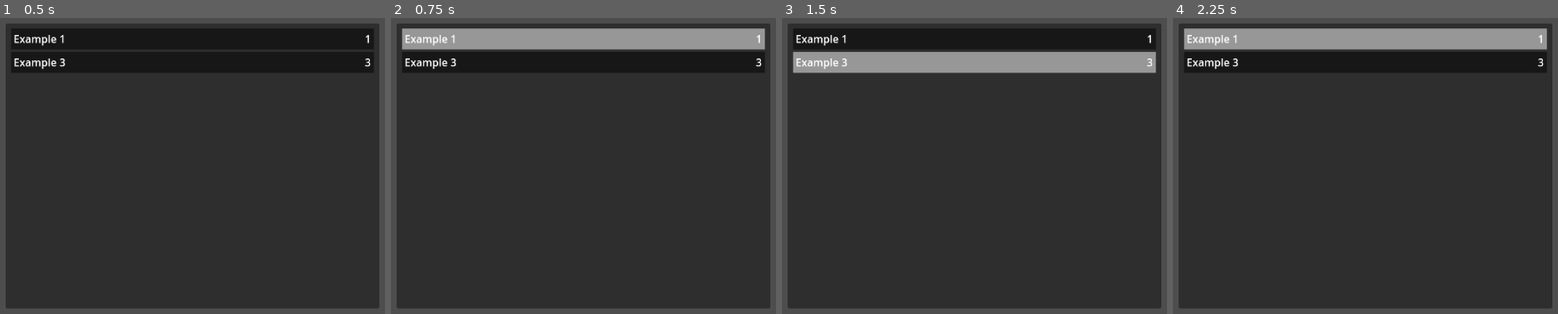
Above: before the commit, frames 1-4 (left to right).
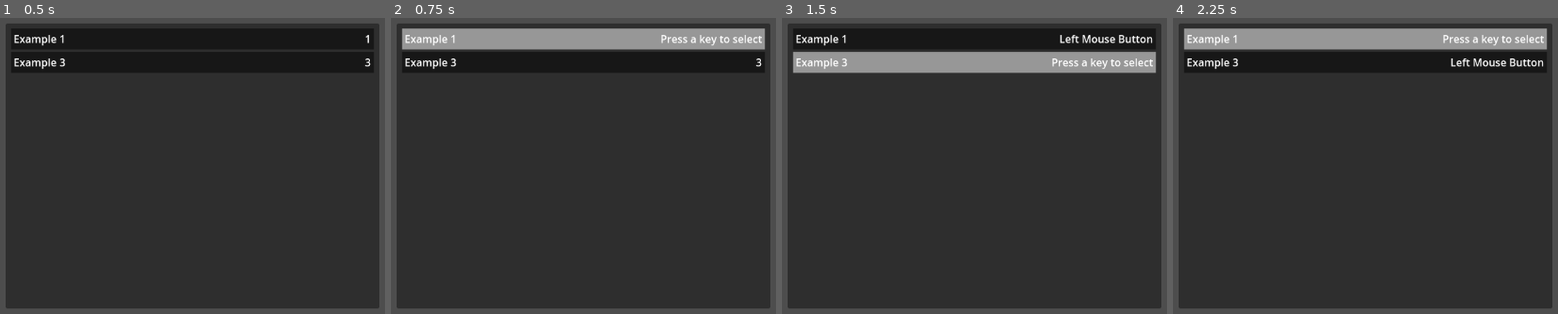
Above: after the commit, the same moments.

Repository: SytonK/settings-and-menus
Game: Godot game, scene res://src/UI/menus/settings/rebind/rebind_menu.tscn
Same seed, same stepped clock (60 frames per second), same inputs: the game is played once before the commit and once after it. The project has no main scene, so this scene is started directly.
Inputs (mouse positions are in pixels of both pictures, inside the frame that each line leads up to):
- Up to frame 1 (0.5 s): no input
- Up to frame 2 (0.75 s): click (583, 38) at 0.5 s
- Up to frame 3 (1.5 s): click (974, 62) at 1.27 s
- Up to frame 4 (2.25 s): click (1365, 38) at 2 s

Frame 1 is identical in both runs. In frame 2, 0.3% of the frame differs, in the area x 70-97%, y 5-10%; in frame 3, 0.7%, in the area x 70-97%, y 5-18%; in frame 4, 0.7%.

Commit message:
allow rebinding keys

Diff:
--- a/src/UI/menus/settings/rebind/input action rebind button/input_action_rebind_button.gd
+++ b/src/UI/menus/settings/rebind/input action rebind button/input_action_rebind_button.gd
@@ -2,11 +2,17 @@
 extends Button
 
 
+const REMAPING_TEXT: String = 'Press a key to select'
+
+signal remaping(input_action_rebind_button: InputActionRebindButton)
+
 @export var action_name: String : set = _set_action_name
-@export var action_label: String
+@export var action_text: String
 
 @onready var action_name_label: Label = $MarginContainer/HBoxContainer/ActionNameLabel
 @onready var action_input_label: Label = $MarginContainer/HBoxContainer/ActionInputLabel
+
+var is_remaping: bool = false : set = _set_is_remapping
 
 
 func _ready() -> void:
@@ -17,9 +23,25 @@
 	action_name = new_action_name
 
 	if action_name_label:
-		action_name_label.text = action_label
+		action_name_label.text = action_text
 
+	_set_action_input_label()
+
+
+func _set_action_input_label():
 	if action_input_label:
 		var events = InputMap.action_get_events(action_name)
-		print(action_name)
 		action_input_label.text = events[0].as_text().trim_suffix(' (Physical)') if events.size() > 0 else ""
+
+
+func _on_pressed() -> void:
+	is_remaping = true
+
+
+func _set_is_remapping(new_is_remapping: bool):
+	is_remaping = new_is_remapping
+	if is_remaping:
+		action_input_label.text = REMAPING_TEXT
+		remaping.emit(self)
+	else:
+		_set_action_input_label()
--- a/src/UI/menus/settings/rebind/input action rebind button/input_action_rebind_button.tscn
+++ b/src/UI/menus/settings/rebind/input action rebind button/input_action_rebind_button.tscn
@@ -51,3 +51,5 @@
 text = "action input key
 "
 vertical_alignment = 1
+
+[connection signal="pressed" from="." to="." method="_on_pressed"]
--- a/src/UI/menus/settings/rebind/rebind_menu.gd
+++ b/src/UI/menus/settings/rebind/rebind_menu.gd
@@ -6,9 +6,23 @@
 
 @onready var actions_list: VBoxContainer = $Panel/MarginContainer/VBoxContainer/ScrollContainer/ActionsList
 
+var remapping_button: InputActionRebindButton = null
+
 
 func _ready() -> void:
 	_create_actions_list()
+
+
+func _input(event: InputEvent) -> void:
+	if remapping_button:
+		if (
+			event is InputEventKey ||
+			(event is InputEventMouseButton && event.is_pressed())
+		):
+			InputMap.action_erase_events(remapping_button.action_name)
+			InputMap.action_add_event(remapping_button.action_name, event)
+			remapping_button.is_remaping =  false
+			remapping_button = null
 
 
 func _create_actions_list() -> void:
@@ -16,6 +30,11 @@
 		var new_input_action_button: InputActionRebindButton = INPUT_ACTION_REBIND_BUTTON.instantiate()
 
 		new_input_action_button.action_name = action
-		new_input_action_button.action_label = InputActionsToRebind.input_actions[action]
+		new_input_action_button.action_text = InputActionsToRebind.input_actions[action]
+		new_input_action_button.remaping.connect(_on_action_pressed)
 
 		actions_list.add_child(new_input_action_button)
+
+
+func _on_action_pressed(action: InputActionRebindButton):
+	remapping_button = action
